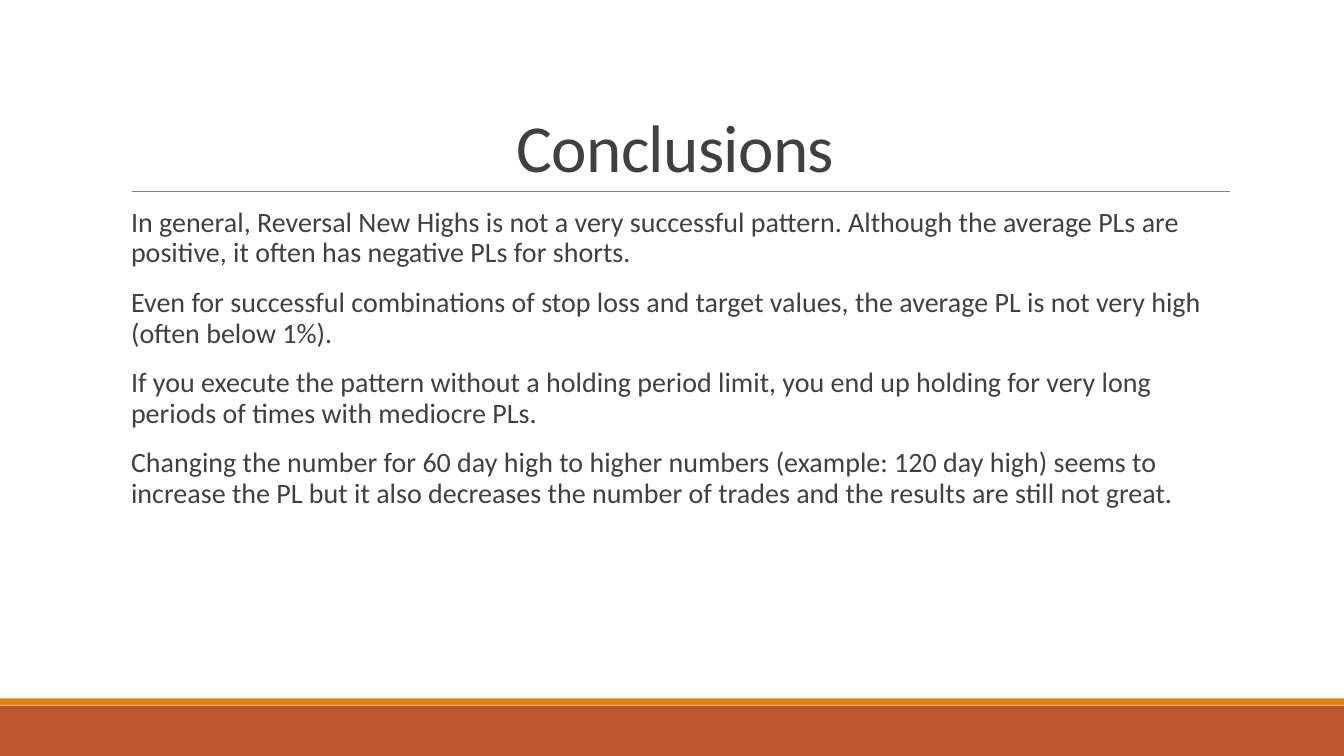
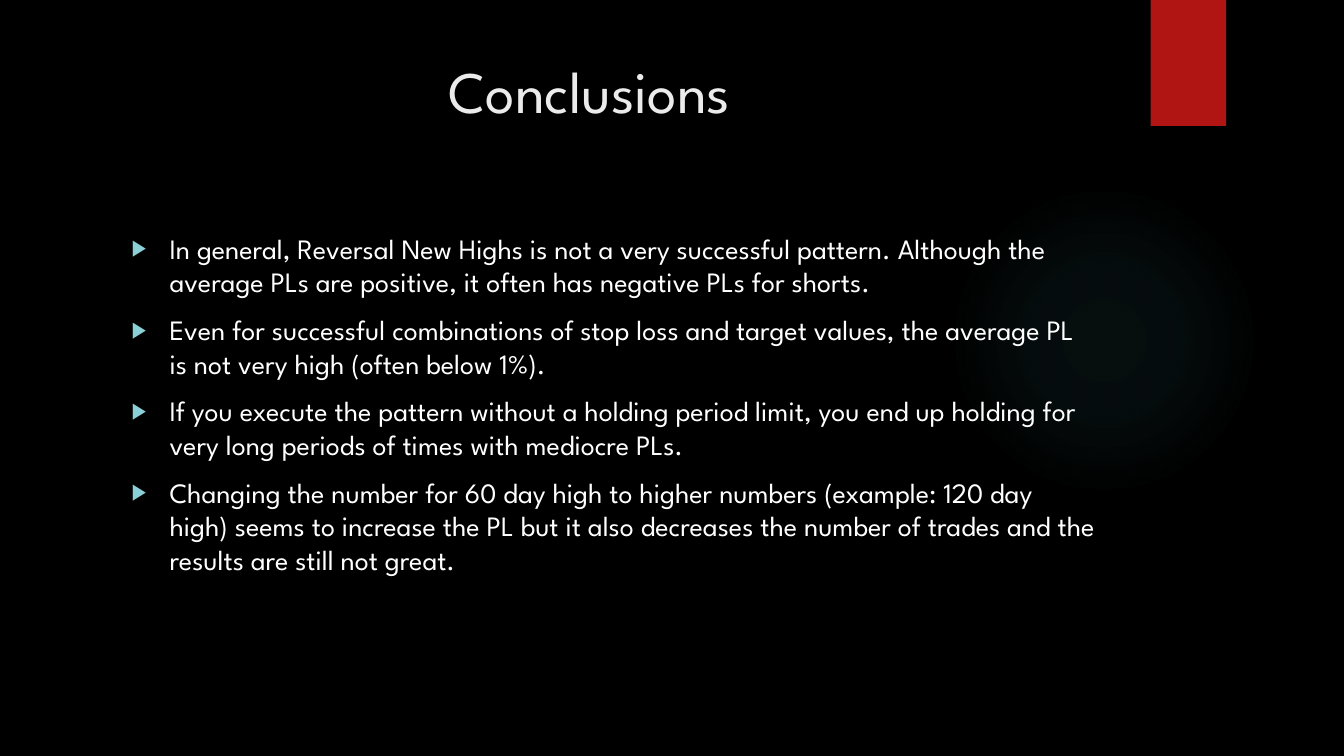
Before and after one commit to mchowdhury91/MAC286Stocks, a slide deck: slide 9 of Reversal New Highs.pptx. Drawn at 1344x756 pixels with LibreOffice and Linux fonts; fonts in the diff are those of the drawing; background and template pictures are left out. Boxes give left, top, right and bottom in pixels: in the first picture for what was removed or moved away, otherwise in the second. Text is boxed around its words. In the diff, an @@ line names an element or a change of style, - is before the commit and + after.

```diff
--- a/Reversal New Highs.pptx
+++ b/Reversal New Highs.pptx
@@ background #FFFFFF to picture (left out) @@
@@ rectangle added at bbox=[1150, 0, 1226, 126], fill #B01513 @@
@@ title "Conclusions": place and size @@
-title "Conclusions" at bbox=[517, 125, 834, 173]
+title "Conclusions" at bbox=[449, 72, 731, 114]
@@ title "Conclusions" at bbox=[449, 72, 731, 114]: size 48 to 42 pt, font Calibri to League Spartan, text colour #404040 to #EBEBEB, letter spacing -0.5 to 0 pt; line spacing 0.85 to 1; vertical alignment bottom to top @@
@@ line removed from (132, 192) to (1231, 192) @@
@@ ellipse added at bbox=[949, 185, 1259, 495], fill gradient #50B9C1 @@
@@ text "In general, Reversal New Highs ...": place and size @@
-text "In general, Reversal New Highs ..." at bbox=[131, 212, 1200, 508]
+text "In general, Reversal New Highs ..." at bbox=[170, 239, 1095, 576]
@@ text "In general, Reversal New Highs ..." at bbox=[170, 239, 1095, 576]: font Calibri to League Spartan, text colour #404040 to #FFFFFF; bullet   to ▶; line spacing 0.9 to 1; less space between paragraphs; bullet colour #E48312 to #8AD0D6 @@
@@ rectangle removed at bbox=[0, 706, 1344, 756] @@
@@ rectangle removed at bbox=[0, 699, 1344, 706] @@
```
Also in this commit, not shown: 8 other slides changed.
